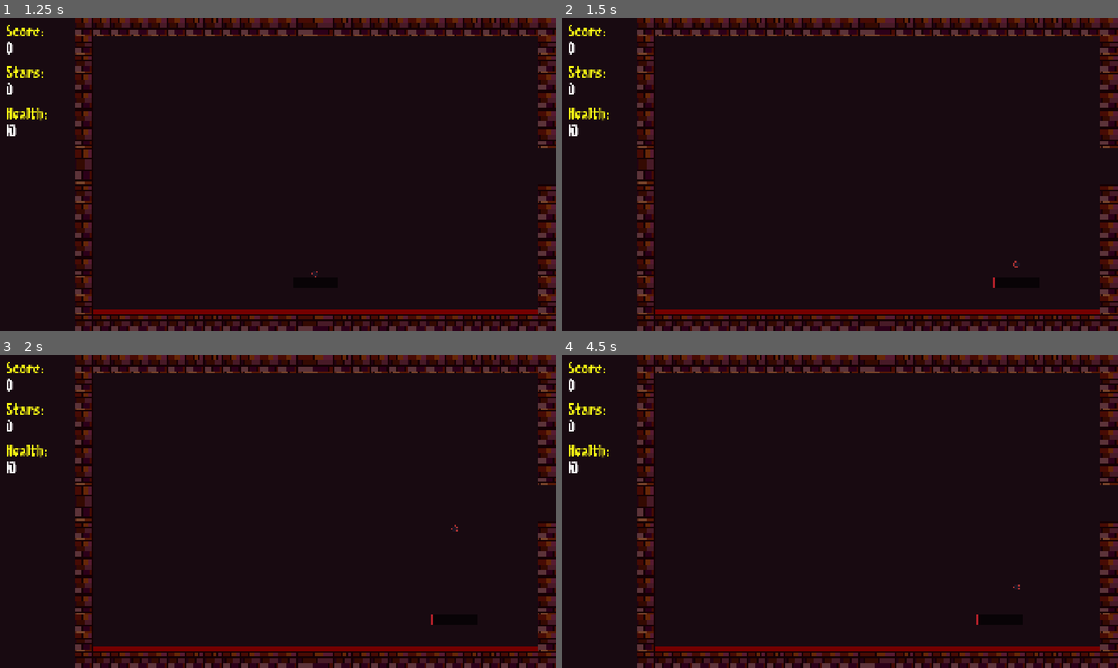
Above: before the commit, frames 1-4 (two rows, left to right).
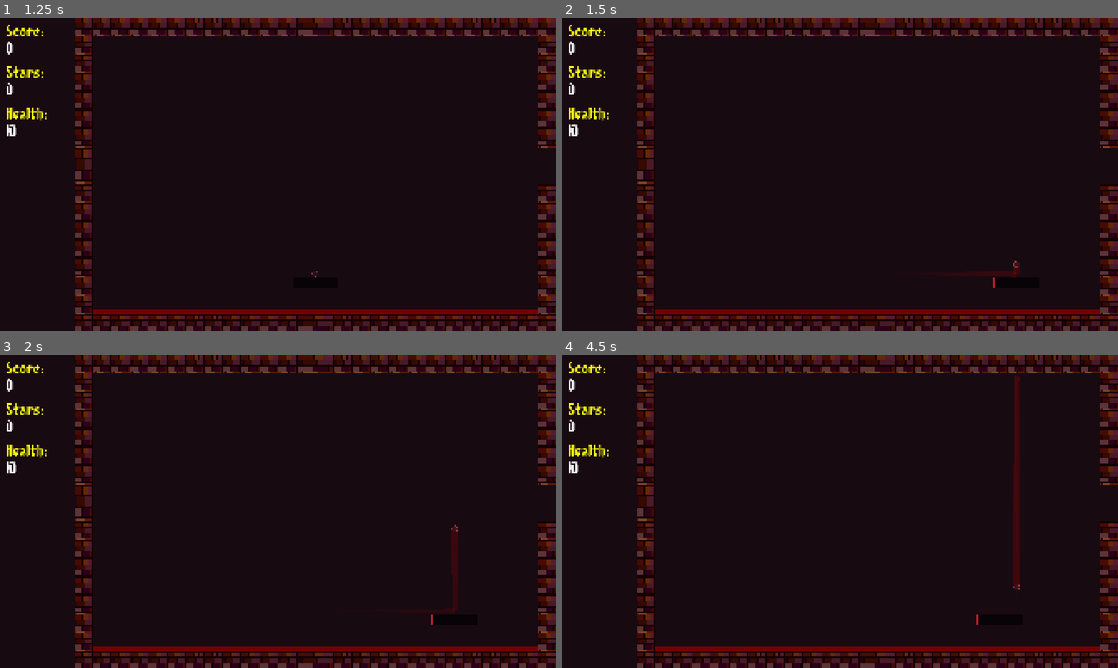
Above: after the commit, the same moments.

Repository: lostpoet999/escape_to_marty
Game: Godot game, scene res://scenes_and_scripts/ui_main_menu/main_menu.tscn
Two runs of this game, one before a commit and one after it. Both use one fixed random seed, a clock stepped at 60 frames per second and the inputs below.
Inputs (mouse positions are in pixels of both pictures, inside the frame that each line leads up to):
- Up to frame 1 (1.25 s): click "Start" at 0.5 s
- Up to frame 2 (1.5 s): tap Enter at 1.25 s; move the mouse to (867, 174) at 1.27 s; hold Tab (click_mode_toggle) from 1.28 s (still down); click (867, 174) at 1.42 s
- Up to frame 3 (2 s): keep holding Tab (click_mode_toggle)
- Up to frame 4 (4.5 s): move the mouse to (812, 511) at 2.02 s; release Tab (click_mode_toggle) at 2.03 s; click (812, 511) at 2.1 s; move the mouse to (851, 505) at 2.77 s; hold Tab (click_mode_toggle) 2.78-3.53 s; click (851, 505) at 2.92 s; move the mouse to (812, 574) at 3.52 s; click (812, 574) at 3.6 s; move the mouse to (1006, 558) at 4.27 s; hold Tab (click_mode_toggle) from 4.28 s (still down); click (1006, 558) at 4.42 s

Frame 1 is identical in both runs. In frame 2, 0.1% of the frame differs, in the area x 75-83%, y 79-83%; in frame 3, 0.3%; in frame 4, 0.7%, in the area x 81-83%, y 6-74%.

Commit message:
ball trail effect

Diff:
--- a/scenes_and_scripts/ball/ball.tscn
+++ b/scenes_and_scripts/ball/ball.tscn
@@ -5,6 +5,14 @@
 [ext_resource type="PackedScene" uid="uid://dojhm36tklo5w" path="res://scenes_and_scripts/powerups_and_effects/ball_effects/bounce_effects/base_bounce_effect.tscn" id="2_uw8co"]
 [ext_resource type="Resource" uid="uid://ctjeqnpuca6lq" path="res://scenes_and_scripts/powerups_and_effects/ball_powerups/base_ball_power_up.tres" id="3_qrf04"]
 [ext_resource type="Script" uid="uid://bryv4msdad7wu" path="res://scenes_and_scripts/powerups_and_effects/ball_powerups/ball_power_up.gd" id="4_j33xc"]
+[ext_resource type="Script" uid="uid://cs82vpqerteng" path="res://scenes_and_scripts/ball/trail.gd" id="5_jlcqq"]
+
+[sub_resource type="Curve" id="Curve_jlcqq"]
+_data = [Vector2(0, 0), 0.0, 0.0, 0, 0, Vector2(1, 1), 0.0, 0.0, 0, 0]
+point_count = 2
+
+[sub_resource type="Gradient" id="Gradient_nxvvx"]
+colors = PackedColorArray(1, 0, 0, 0, 1, 0, 0, 0.15686275)
 
 [sub_resource type="CircleShape2D" id="CircleShape2D_olawr"]
 radius = 11.0454
@@ -15,6 +23,17 @@
 bounce_effect_scene = ExtResource("2_uw8co")
 powerup_array = Array[ExtResource("4_j33xc")]([ExtResource("3_qrf04")])
 
+[node name="Trail" type="Line2D" parent="." unique_id=377429140]
+top_level = true
+width = 22.0
+width_curve = SubResource("Curve_jlcqq")
+gradient = SubResource("Gradient_nxvvx")
+joint_mode = 2
+begin_cap_mode = 2
+end_cap_mode = 2
+script = ExtResource("5_jlcqq")
+max_points = 200
+
 [node name="Sprite2D" type="Sprite2D" parent="." unique_id=1756931055]
 texture = ExtResource("2_1rrwo")
 
--- /dev/null
+++ b/scenes_and_scripts/ball/trail.gd
@@ -0,0 +1,8 @@
+extends Line2D
+
+@export var max_points = 64
+
+func _process(_delta):
+	add_point(get_parent().global_position)
+	if points.size() > max_points:
+		remove_point(0)
Not shown, added: scenes_and_scripts/ball/trail.gd.uid
